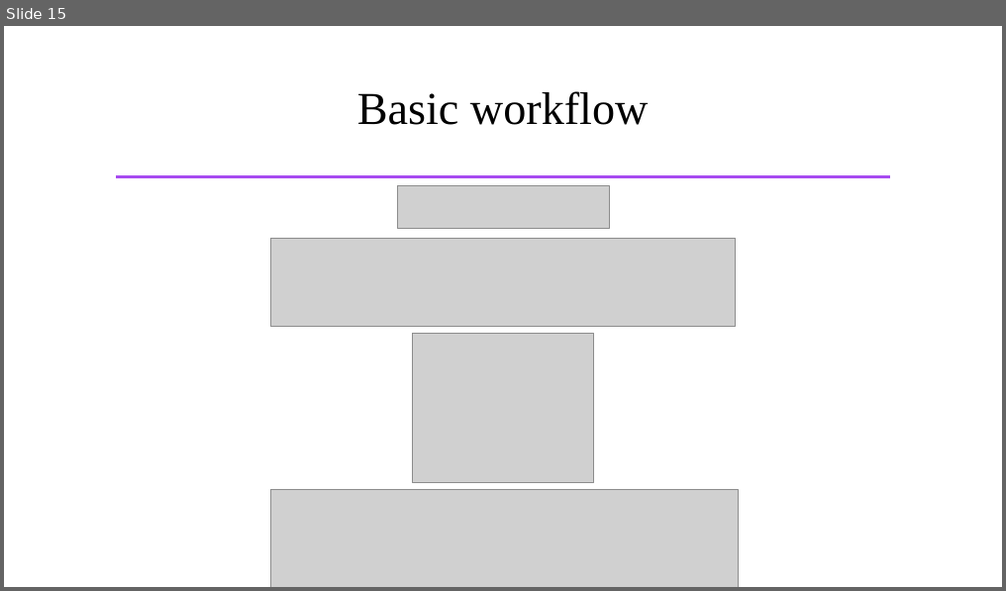
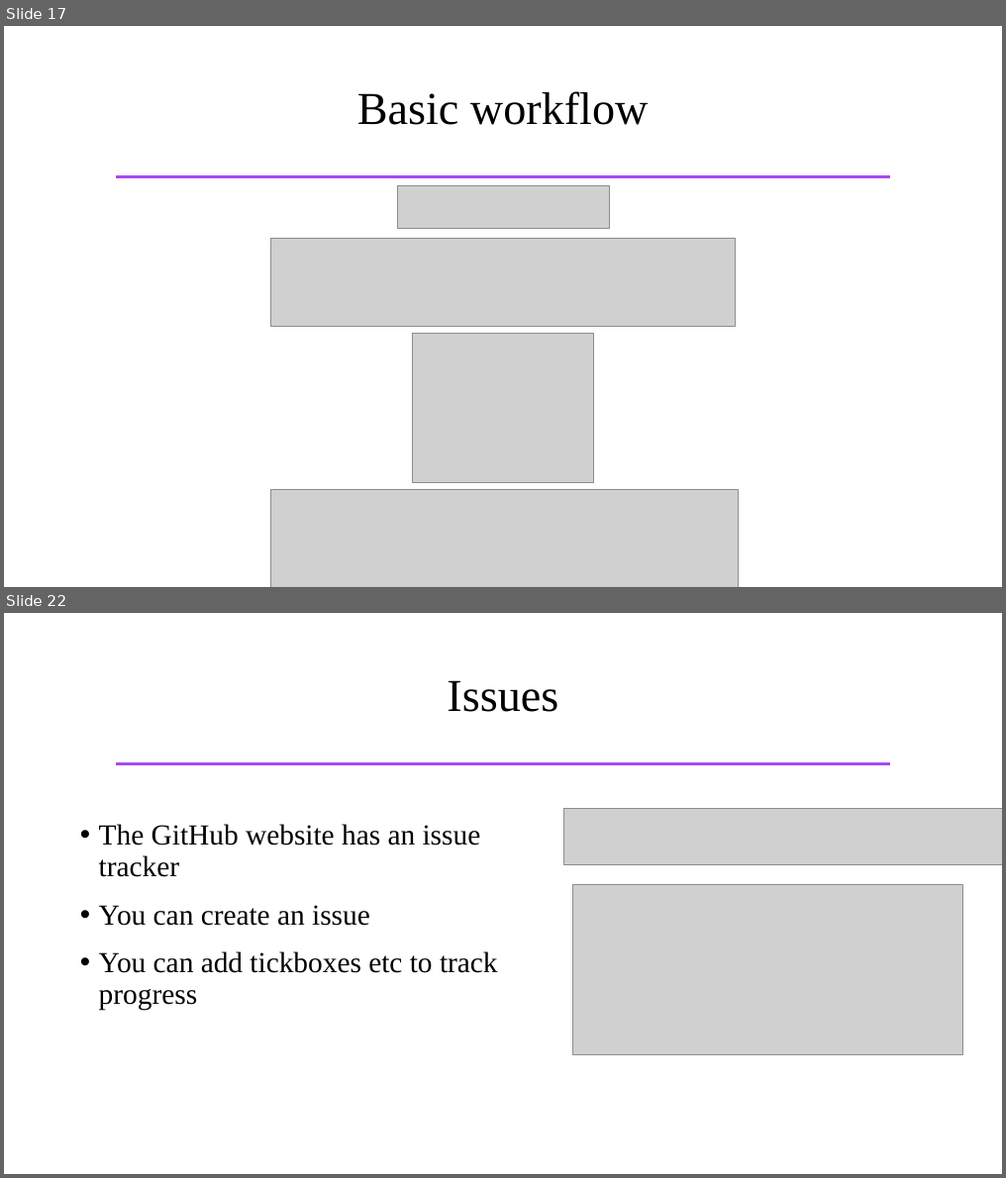
Before and after one commit to samhforbes/GitHub_Tools, a slide deck: GitHub_Tools.pptx. Shown one above the other, each under a label of ours: slide 15 before the commit, slides 17 and 22 after it; the slides between them are not shown. The pictures are 1006x591 and 1006x1178 pixels, drawn with LibreOffice and Linux fonts; fonts in the diff are those of the drawing; grey boxes stand for pictures. Boxes give left, top, right and bottom in pixels: in the first picture for what was removed or moved away, otherwise in the second. Text is boxed around its words. In the diff, an @@ line names an element or a change of style, - is before the commit and + after.

```diff
--- a/GitHub_Tools.pptx
+++ b/GitHub_Tools.pptx
@@ slide 22 added at [4, 613, 1002, 1174], background #FFFFFF; not listed: 1 template element that a slide beside it also shows @@
@@ title added at [447, 680, 558, 712], 44 pt, text #000000 @@
+Issues
@@ picture added at [564, 809, 1002, 865] @@
@@ text added at [99, 824, 498, 1010], 28 pt, text #000000 @@
+• The GitHub website has an issue tracker
+• You can create an issue
+• You can add tickboxes etc to track progress
@@ picture added at [572, 884, 962, 1056] @@
@@ what was slide 15 is now slide 17 @@
```
Also in this commit, not shown: 1 slide changed, 12 other slides added.
